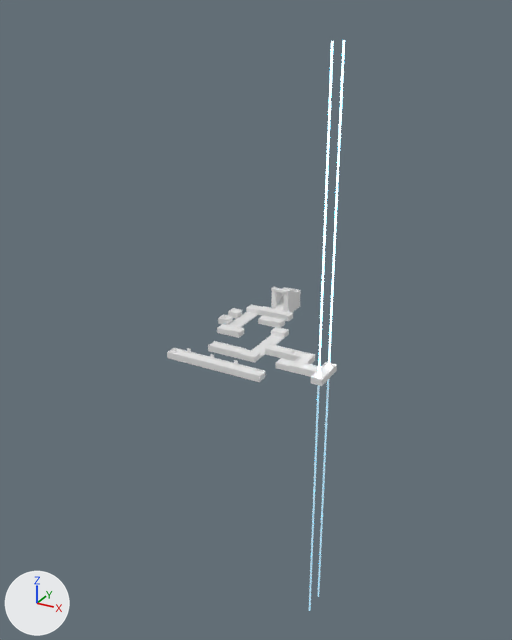
What one commit did to the Blender file scenes/v.blend.
One viewpoint serves both versions: a camera (50 mm lens) standing at (351.0, -637.0, 328.0) and looking at (7.0, -12.0, 15.0). The axes (+X, +Y, +Z) are drawn at lower left. The lights are the same throughout.

Names of what the first picture shows: 'Goal1.L4', 'Goal2.L4', 'L4Maze1', 'L4Maze2', 'L4Maze3', 'L4Maze4', 'L4Maze5', 'L4Maze6', 'L4Maze7', 'L4Platform', 'MoveL4End', 'MoveL4Maze1', 'MoveL4Maze2', 'MoveL4Maze3'.
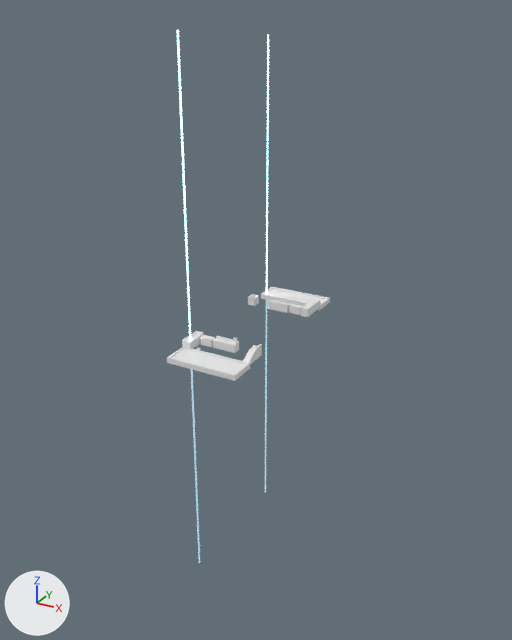
Diff of the bpy script that builds the scene:
```diff
--- a/scenes/v.blend.py
+++ b/scenes/v.blend.py
@@ me_l2movebridge @@
+me_l2movebridge = me_l2movebridge.copy(); me_l2movebridge.name = 'L2MoveBridge'  # the mesh of ob_movel2bridger
@@ ob_goal1_l4 @@
 ob_goal1_l4 = bpy.data.objects.new('Goal1.L4', me_goal)
-ob_goal1_l4.location = (112.0, -54.0, 4.0)
+ob_goal1_l4.location = (-34.0, 90.0, 2.0)
 ob_goal1_l4.scale = (1.0, 1.0, 300.0)
@@ ob_goal2_l4 @@
 ob_goal2_l4 = bpy.data.objects.new('Goal2.L4', me_goal)
-ob_goal2_l4.location = (112.0, -78.0, 4.0)
+ob_goal2_l4.location = (-34.0, -80.0, 10.0)
 ob_goal2_l4.scale = (1.0, 1.0, 300.0)
@@ ob_l4maze1 @@
-ob_l4maze1 = bpy.data.objects.new('L4Maze1', me_cube_004)
@@ ob_l4maze2 @@
-ob_l4maze2 = bpy.data.objects.new('L4Maze2', me_cube_011)
@@ ob_l4maze4 @@
-ob_l4maze4 = bpy.data.objects.new('L4Maze4', me_cube_012)
@@ ob_l4maze5 @@
-ob_l4maze5 = bpy.data.objects.new('L4Maze5', me_cube_013)
@@ ob_l4maze6 @@
-ob_l4maze6 = bpy.data.objects.new('L4Maze6', me_cube_014)
@@ ob_l4maze7 @@
-ob_l4maze7 = bpy.data.objects.new('L4Maze7', me_cube_015)
@@ ob_movel4maze1 @@
-ob_movel4maze1 = bpy.data.objects.new('MoveL4Maze1', me_cube_016)
@@ ob_movel4maze2 @@
-ob_movel4maze2 = bpy.data.objects.new('MoveL4Maze2', me_cube_017)
@@ ob_movel4maze3 @@
-ob_movel4maze3 = bpy.data.objects.new('MoveL4Maze3', me_cube_018)
@@ ob_l4platform @@
-ob_l4platform = bpy.data.objects.new('L4Platform', me_cube_019)
@@ ob_movel4end @@
-ob_movel4end = bpy.data.objects.new('MoveL4End', me_cube_020)
@@ ob_l4maze3 @@
-ob_l4maze3 = bpy.data.objects.new('L4Maze3', me_cube_001)
@@ ob_l2raised1_002 @@
+ob_l2raised1_002 = bpy.data.objects.new('L2Raised1.002', me_cube_009)  # 26 vertices, 24 faces; spans x -4.7..4.7, y -13.1..13.1, z -5.1..5.1
+ob_l2raised1_002.location = (-35.0, -74.0, 6.0)
@@ ob_l2bridge1 @@
+ob_l2bridge1 = bpy.data.objects.new('L2Bridge1', me_l2bridge1.copy())  # the mesh of ob_l2bridge1
+ob_l2bridge1.location = (0.0, -66.0, 5.0)
@@ ob_l2raised2_002 @@
+ob_l2raised2_002 = bpy.data.objects.new('L2Raised2.002', me_cube_007)  # 26 vertices, 24 faces; spans x -4.7..4.7, y -17.6..17.6, z -5.1..5.1
+ob_l2raised2_002.location = (35.0, 69.0, 6.0)
+ob_l2raised2_002.rotation_euler = (0.0, 0.0, 3.142)  # degrees (0, 0, 180)
@@ ob_l2ramp1_002 @@
+ob_l2ramp1_002 = bpy.data.objects.new('L2Ramp1.002', me_cube_006)  # 44 vertices, 43 faces, 3 loose edges; spans x -4.7..4.7, y -12.2..12.2, z -6.4..6.4
+ob_l2ramp1_002.location = (35.0, -73.0, 7.0)
@@ ob_l2startpoint2_002 @@
+ob_l2startpoint2_002 = bpy.data.objects.new('L2StartPoint2.002', me_cube_005)  # 36 vertices, 34 faces; spans x -4.64..4.64, y -5.05..5.05, z -4.99..4.99
+ob_l2startpoint2_002.location = (-35.0, 57.0, 6.0)
@@ ob_movel2bridger @@
+ob_movel2bridger = bpy.data.objects.new('MoveL2BridgeR', me_l2movebridge)
+ob_movel2bridger.location = (22.0, 57.0, 5.0)
@@ ob_movel2bridgel @@
+ob_movel2bridgel = bpy.data.objects.new('MoveL2BridgeL', me_l2movebridge)
+ob_movel2bridgel.location = (-22.0, -66.0, 5.0)
@@ ob_l2bridge2 @@
+ob_l2bridge2 = bpy.data.objects.new('L2Bridge2', me_l2bridge2.copy())  # the mesh of ob_l2bridge2
+ob_l2bridge2.location = (0.0, 57.0, 5.0)
+ob_l2bridge2.rotation_euler = (0.0, 0.0, 3.142)  # degrees (0, 0, 180)
@@ ob_l2platformlong_001 @@
+ob_l2platformlong_001 = bpy.data.objects.new('L2PlatformLong.001', me_platformlong_001)  # 20 vertices, 34 faces; spans x -40.0..40.0, y -15.0..15.0, z -3.0..3.0
+ob_l2platformlong_001.location = (0.0, -100.0, 0.0)
@@ ob_l2platformlong_002 @@
+ob_l2platformlong_002 = bpy.data.objects.new('L2PlatformLong.002', me_platformlong)  # 20 vertices, 34 faces; spans x -40.0..40.0, y -15.0..15.0, z -3.0..3.0
+ob_l2platformlong_002.location = (0.0, 100.0, 0.0)
+ob_l2platformlong_002.rotation_euler = (0.0, 0.0, 3.142)  # degrees (0, 0, 180)
```

Pixel boxes (x1, y1, x2, y2) of what changed, in the pictures (512 x 640 px):
'Goal2.L4', moved
    before: (309, 41, 334, 611)
    after: (177, 30, 200, 563)
'Goal1.L4', moved
    before: (317, 40, 345, 597)
    after: (265, 34, 269, 492)
'L2PlatformLong.001', added
    after: (167, 347, 250, 381)
'L4Maze7', deleted
    before: (265, 344, 337, 386)
'L4Platform', deleted
    before: (167, 348, 265, 382)
'L4Maze2', deleted
    before: (258, 287, 301, 322)
'L2PlatformLong.002', added
    after: (261, 287, 330, 311)
'MoveL4Maze3', deleted
    before: (241, 327, 289, 363)
'MoveL4Maze1', deleted
    before: (217, 304, 262, 335)
'L4Maze5', deleted
    before: (208, 341, 247, 359)
'L2Bridge1', added
    after: (213, 336, 239, 353)
'L2Raised1.002', added
    after: (182, 331, 204, 349)
'L2Raised2.002', added
    after: (301, 299, 321, 317)
'L2Ramp1.002', added
    after: (243, 344, 262, 364)
'L2Bridge2', added
    after: (267, 300, 291, 313)
'MoveL4End', deleted
    before: (276, 358, 295, 372)
'L4Maze4', deleted
    before: (229, 326, 244, 338)
'MoveL2BridgeL', added
    after: (200, 335, 215, 347)
'MoveL4Maze2', deleted
    before: (258, 315, 275, 326)
'L4Maze1', deleted
    before: (218, 314, 233, 325)
'L4Maze6', deleted
    before: (271, 317, 285, 328)
'L2StartPoint2.002', added
    after: (248, 294, 259, 306)
'L4Maze3', deleted
    before: (228, 308, 242, 319)
'MoveL2BridgeR', added
    after: (289, 304, 303, 315)
